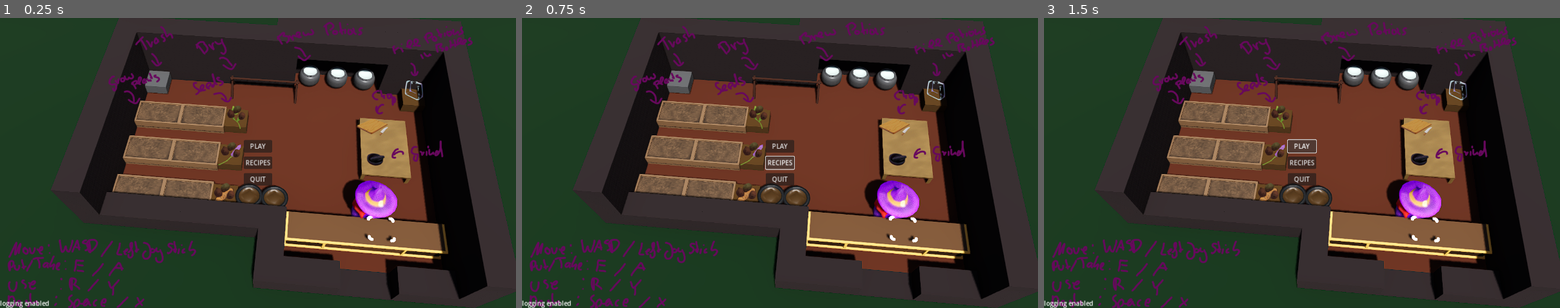
Above: before the commit, frames 1-3 (left to right).
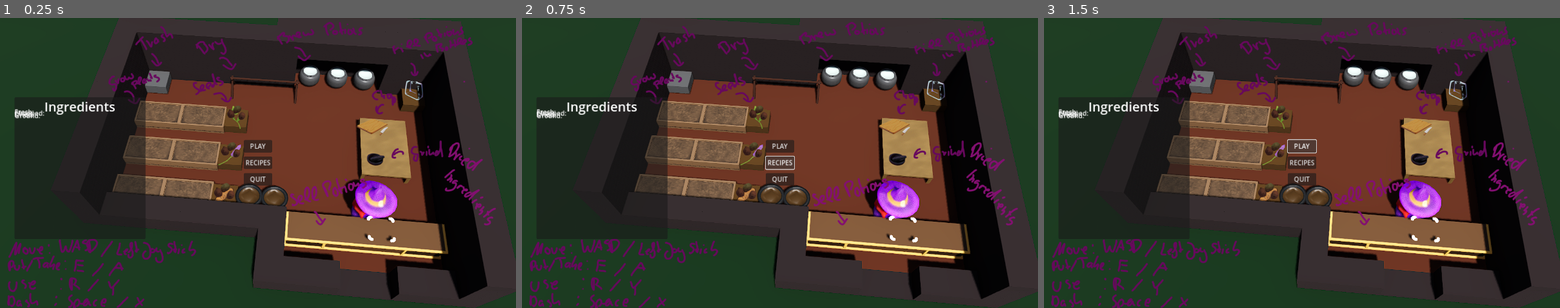
Above: after the commit, the same moments.

Repository: Byteron/potions
Game: Godot game, scene res://src/menu/title_screen.tscn
Same seed, same stepped clock (60 frames per second), same inputs: the game is played once before the commit and once after it.
Inputs:
- Up to frame 1 (0.25 s): no input
- Up to frame 2 (0.75 s): click "RECIPES" at 0.5 s
- Up to frame 3 (1.5 s): click "PLAY" at 1.25 s

The runs differ from the first frame. In frame 1, 2.4% of the frame differs, in the area x 0-97%, y 21-100%; in frame 2, 2.4%; in frame 3, 2.4%.
Error in both runs: Invalid call. Nonexistent function 'change_scene' in base 'SceneTree'. (res://src/menu/title_screen.gd:10)

Commit message:
polish, fixes, sounds

Diff:
--- a/src/character/character.gd
+++ b/src/character/character.gd
@@ -10,11 +10,20 @@
 @onready var take_player: AudioStreamPlayer3D = $TakePlayer
 @onready var drop_player: AudioStreamPlayer3D = $DropPlayer
 
+@onready var controller = $Controller
+@onready var interacter = $Interacter
+
+
+func disable() -> void:
+	controller.queue_free()
+	interacter.queue_free()
+
+
 func take_item(new_item: Item) -> void:
 	self.item = new_item
 	_item_container.add_child(new_item)
 	anim.play("carry")
-	take_player.play()
+#	take_player.play()
 
 
 func drop_item() -> Item:
@@ -22,9 +31,10 @@
 	var dropping_item = self.item
 	self.item = null
 	anim.play("normal")
-	drop_player.play()
+#	drop_player.play()
 	return dropping_item
 
 
 func has_item() -> bool:
+	Debug.write("has item" + str(item != null))
 	return item != null
--- a/src/character/character.tscn
+++ b/src/character/character.tscn
@@ -6,7 +6,7 @@
 [ext_resource type="PackedScene" uid="uid://betx73dtq80qn" path="res://assets/graphics/gltf/character.gltf" id="4_1g8bx"]
 [ext_resource type="PackedScene" uid="uid://oeyokpwf8c62" path="res://assets/graphics/gltf/hand_left.gltf" id="5_d2g38"]
 [ext_resource type="PackedScene" uid="uid://b01ux5esg2jqk" path="res://assets/graphics/gltf/hand_right.gltf" id="6_xpkjd"]
-[ext_resource type="AudioStream" uid="uid://vld4t0rnypa1" path="res://assets/audio/sfx/interface2.wav" id="7_rc7ou"]
+[ext_resource type="AudioStream" uid="uid://vx63a6o88fra" path="res://assets/audio/sfx/pickup.wav" id="7_6es6r"]
 [ext_resource type="AudioStream" uid="uid://bvbk7yltiuw6q" path="res://assets/audio/sfx/interface1.wav" id="8_q15b7"]
 
 [sub_resource type="Animation" id="Animation_pfuni"]
@@ -268,7 +268,7 @@
 draw_pass_1 = SubResource( "SphereMesh_8ba5c" )
 
 [node name="TakePlayer" type="AudioStreamPlayer3D" parent="."]
-stream = ExtResource( "7_rc7ou" )
+stream = ExtResource( "7_6es6r" )
 unit_db = -6.0
 
 [node name="DropPlayer" type="AudioStreamPlayer3D" parent="."]
--- a/src/game/shop.gd
+++ b/src/game/shop.gd
@@ -1,10 +1,13 @@
 extends Node3D
 class_name Shop
+
+@export var game_time := 300.0
 
 @onready var hud: HUD = $HUD
 @onready var timer: Timer = $GameTimer
 
-@export var game_time := 300.0
+@onready var game_over_player: AudioStreamPlayer = $GameOverPlayer
+@onready var character: Character = $Character
 
 
 func _ready() -> void:
@@ -18,6 +21,10 @@
 
 
 func _on_game_timer_timeout() -> void:
+	var timer := get_tree().create_timer(2.5)
 	Recipes.stop()
 	Recipes.clear()
+	character.disable()
+	game_over_player.play()
+	await timer.timeout
 	get_tree().change_scene("res://src/menu/victory_screen.tscn")
--- a/src/game/shop.tscn
+++ b/src/game/shop.tscn
@@ -1,7 +1,8 @@
-[gd_scene load_steps=25 format=3 uid="uid://de4jsrcssn3fp"]
+[gd_scene load_steps=26 format=3 uid="uid://de4jsrcssn3fp"]
 
 [ext_resource type="PackedScene" uid="uid://csb4thvmptxi0" path="res://src/character/character.tscn" id="1_7ggcj"]
 [ext_resource type="Script" path="res://src/game/shop.gd" id="1_6107u"]
+[ext_resource type="AudioStream" uid="uid://cwpcg0kdf08t2" path="res://assets/audio/sfx/game_over.wav" id="2_0hif6"]
 [ext_resource type="PackedScene" uid="uid://byjv08rirv7xu" path="res://src/deco/wall.tscn" id="3_c8n2d"]
 [ext_resource type="PackedScene" uid="uid://dmsvo32nle07g" path="res://src/tools/pot.tscn" id="3_obdbc"]
 [ext_resource type="PackedScene" uid="uid://bcc3w2be250tf" path="res://src/tools/dirt_box.tscn" id="4_n7npy"]
@@ -54,6 +55,9 @@
 [node name="GameTimer" type="Timer" parent="."]
 one_shot = true
 
+[node name="GameOverPlayer" type="AudioStreamPlayer" parent="."]
+stream = ExtResource( "2_0hif6" )
+
 [node name="WorldEnvironment" type="WorldEnvironment" parent="."]
 environment = SubResource( "Environment_4xgxr" )
 
--- a/src/global/debug.gd
+++ b/src/global/debug.gd
@@ -14,6 +14,7 @@
 
 func _ready() -> void:
 	write("logging enabled")
+	visible = false
 
 
 func write(string: String) -> void:
--- a/src/global/recipes.tscn
+++ b/src/global/recipes.tscn
@@ -10,12 +10,11 @@
 
 [node name="NewRecipeTimer" type="Timer" parent="."]
 wait_time = 15.0
-autostart = true
 
 [node name="Orders" type="Node" parent="."]
 
 [node name="RingPlayer" type="AudioStreamPlayer" parent="."]
 stream = ExtResource( "3_pwhfk" )
-volume_db = -6.0
+volume_db = -12.0
 
 [connection signal="timeout" from="NewRecipeTimer" to="." method="_on_new_recipe_timer_timeout"]
--- /dev/null
+++ b/src/menu/background.tscn
@@ -0,0 +1,207 @@
+[gd_scene load_steps=14 format=3 uid="uid://ba6tywsi0ujhh"]
+
+[ext_resource type="Texture2D" uid="uid://b8nwejxsg6ryq" path="res://assets/graphics/images/background.png" id="1_wfp6h"]
+[ext_resource type="Texture2D" uid="uid://m545sqkkcwcq" path="res://assets/graphics/images/curcuma_dried.png" id="2_80nsn"]
+[ext_resource type="Texture2D" uid="uid://cx1k8jjs82hif" path="res://assets/graphics/images/herb.png" id="2_ppbgx"]
+[ext_resource type="Texture2D" uid="uid://bopas1attn1eq" path="res://assets/graphics/images/herb_dried.png" id="3_40y08"]
+[ext_resource type="Texture2D" uid="uid://catofklt6sgqa" path="res://assets/graphics/images/lavender_item.png" id="3_i54nf"]
+[ext_resource type="Texture2D" uid="uid://g1vyy0dxlhg5" path="res://assets/graphics/images/curcuma_item.png" id="4_pxssx"]
+[ext_resource type="Texture2D" uid="uid://crl2kjxswfms3" path="res://assets/graphics/images/lavender_dried.png" id="4_wor27"]
+[ext_resource type="Texture2D" uid="uid://dv1h61vrcaniv" path="res://assets/graphics/images/curcuma_chopped.png" id="5_esdmg"]
+[ext_resource type="Texture2D" uid="uid://boggbq1jo1mk5" path="res://assets/graphics/images/lavender_chopped.png" id="6_7jqwu"]
+[ext_resource type="Texture2D" uid="uid://byq34paum0haw" path="res://assets/graphics/images/herb_cut.png" id="7_f78y0"]
+[ext_resource type="Texture2D" uid="uid://p6prl42jmumk" path="res://assets/graphics/images/curcuma_ground.png" id="8_rq5vp"]
+[ext_resource type="Texture2D" uid="uid://cg0movuk3uu36" path="res://assets/graphics/images/herb_ground.png" id="9_i4shl"]
+[ext_resource type="Texture2D" uid="uid://08e1a7jqg80q" path="res://assets/graphics/images/lavender_ground.png" id="10_1shk4"]
+
+[node name="Background" type="TextureRect"]
+anchor_right = 1.0
+anchor_bottom = 1.0
+texture = ExtResource( "1_wfp6h" )
+ignore_texture_size = true
+
+[node name="PanelContainer" type="PanelContainer" parent="."]
+offset_left = 36.0
+offset_top = 197.0
+offset_right = 361.0
+offset_bottom = 549.0
+__meta__ = {
+"_edit_layout_mode": 0,
+"_edit_use_custom_anchors": false
+}
+
+[node name="VBoxContainer" type="VBoxContainer" parent="PanelContainer"]
+offset_right = 325.0
+offset_bottom = 352.0
+theme_override_constants/separation = -20
+
+[node name="Label" type="Label" parent="PanelContainer/VBoxContainer"]
+offset_right = 325.0
+offset_bottom = 48.0
+theme_override_font_sizes/font_size = 32
+text = "Ingredients"
+horizontal_alignment = 1
+
+[node name="Fresh" type="HBoxContainer" parent="PanelContainer/VBoxContainer"]
+offset_top = 28.0
+offset_right = 325.0
+offset_bottom = 124.0
+theme_override_constants/separation = -21
+__meta__ = {
+"_edit_layout_mode": 0,
+"_edit_use_custom_anchors": false
+}
+
+[node name="Label" type="Label" parent="PanelContainer/VBoxContainer/Fresh"]
+rect_min_size = Vector2(100, 0)
+offset_top = 35.0
+offset_right = 100.0
+offset_bottom = 61.0
+text = "Fresh:"
+
+[node name="TextureRect3" type="TextureRect" parent="PanelContainer/VBoxContainer/Fresh"]
+rect_min_size = Vector2(96, 96)
+offset_left = 79.0
+offset_right = 175.0
+offset_bottom = 96.0
+texture = ExtResource( "2_ppbgx" )
+ignore_texture_size = true
+
+[node name="TextureRect2" type="TextureRect" parent="PanelContainer/VBoxContainer/Fresh"]
+rect_min_size = Vector2(96, 96)
+offset_left = 154.0
+offset_right = 250.0
+offset_bottom = 96.0
+texture = ExtResource( "3_i54nf" )
+ignore_texture_size = true
+
+[node name="TextureRect" type="TextureRect" parent="PanelContainer/VBoxContainer/Fresh"]
+rect_min_size = Vector2(96, 96)
+offset_left = 229.0
+offset_right = 325.0
+offset_bottom = 96.0
+texture = ExtResource( "4_pxssx" )
+ignore_texture_size = true
+
+[node name="Chopped2" type="HBoxContainer" parent="PanelContainer/VBoxContainer"]
+offset_top = 104.0
+offset_right = 325.0
+offset_bottom = 200.0
+theme_override_constants/separation = -21
+__meta__ = {
+"_edit_layout_mode": 0,
+"_edit_use_custom_anchors": false
+}
+
+[node name="Label" type="Label" parent="PanelContainer/VBoxContainer/Chopped2"]
+rect_min_size = Vector2(100, 0)
+offset_top = 35.0
+offset_right = 100.0
+offset_bottom = 61.0
+text = "Chopped:"
+
+[node name="TextureRect3" type="TextureRect" parent="PanelContainer/VBoxContainer/Chopped2"]
+rect_min_size = Vector2(96, 96)
+offset_left = 79.0
+offset_right = 175.0
+offset_bottom = 96.0
+texture = ExtResource( "7_f78y0" )
+ignore_texture_size = true
+
+[node name="TextureRect2" type="TextureRect" parent="PanelContainer/VBoxContainer/Chopped2"]
+rect_min_size = Vector2(96, 96)
+offset_left = 154.0
+offset_right = 250.0
+offset_bottom = 96.0
+texture = ExtResource( "6_7jqwu" )
+ignore_texture_size = true
+
+[node name="TextureRect" type="TextureRect" parent="PanelContainer/VBoxContainer/Chopped2"]
+rect_min_size = Vector2(96, 96)
+offset_left = 229.0
+offset_right = 325.0
+offset_bottom = 96.0
+texture = ExtResource( "5_esdmg" )
+ignore_texture_size = true
+
+[node name="Dried" type="HBoxContainer" parent="PanelContainer/VBoxContainer"]
+offset_top = 180.0
+offset_right = 325.0
+offset_bottom = 276.0
+theme_override_constants/separation = -21
+__meta__ = {
+"_edit_layout_mode": 0,
+"_edit_use_custom_anchors": false
+}
+
+[node name="Label" type="Label" parent="PanelContainer/VBoxContainer/Dried"]
+rect_min_size = Vector2(100, 0)
+offset_top = 35.0
+offset_right = 100.0
+offset_bottom = 61.0
+text = "Dried:"
+
+[node name="TextureRect2" type="TextureRect" parent="PanelContainer/VBoxContainer/Dried"]
+rect_min_size = Vector2(96, 96)
+offset_left = 79.0
+offset_right = 175.0
+offset_bottom = 96.0
+texture = ExtResource( "3_40y08" )
+ignore_texture_size = true
+
+[node name="TextureRect3" type="TextureRect" parent="PanelContainer/VBoxContainer/Dried"]
+rect_min_size = Vector2(96, 96)
+offset_left = 154.0
+offset_right = 250.0
+offset_bottom = 96.0
+texture = ExtResource( "4_wor27" )
+ignore_texture_size = true
+
+[node name="TextureRect" type="TextureRect" parent="PanelContainer/VBoxContainer/Dried"]
+rect_min_size = Vector2(96, 96)
+offset_left = 229.0
+offset_right = 325.0
+offset_bottom = 96.0
+texture = ExtResource( "2_80nsn" )
+ignore_texture_size = true
+
+[node name="Ground" type="HBoxContainer" parent="PanelContainer/VBoxContainer"]
+offset_top = 256.0
+offset_right = 325.0
+offset_bottom = 352.0
+theme_override_constants/separation = -21
+__meta__ = {
+"_edit_layout_mode": 0,
+"_edit_use_custom_anchors": false
+}
+
+[node name="Label" type="Label" parent="PanelContainer/VBoxContainer/Ground"]
+rect_min_size = Vector2(100, 0)
+offset_top = 35.0
+offset_right = 100.0
+offset_bottom = 61.0
+text = "Ground: "
+
+[node name="TextureRect2" type="TextureRect" parent="PanelContainer/VBoxContainer/Ground"]
+rect_min_size = Vector2(96, 96)
+offset_left = 79.0
+offset_right = 175.0
+offset_bottom = 96.0
+texture = ExtResource( "9_i4shl" )
+ignore_texture_size = true
+
+[node name="TextureRect3" type="TextureRect" parent="PanelContainer/VBoxContainer/Ground"]
+rect_min_size = Vector2(96, 96)
+offset_left = 154.0
+offset_right = 250.0
+offset_bottom = 96.0
+texture = ExtResource( "10_1shk4" )
+ignore_texture_size = true
+
+[node name="TextureRect" type="TextureRect" parent="PanelContainer/VBoxContainer/Ground"]
+rect_min_size = Vector2(96, 96)
+offset_left = 229.0
+offset_right = 325.0
+offset_bottom = 96.0
+texture = ExtResource( "8_rq5vp" )
+ignore_texture_size = true
--- a/src/menu/recipe_menu.tscn
+++ b/src/menu/recipe_menu.tscn
@@ -1,8 +1,8 @@
-[gd_scene load_steps=4 format=3 uid="uid://curthdcilvtq4"]
+[gd_scene load_steps=4 format=3 uid="uid://c41es2ibk5q3d"]
 
 [ext_resource type="Script" path="res://src/menu/recipe_menu.gd" id="1_hno5g"]
 [ext_resource type="PackedScene" uid="uid://ct3fykwqajjsj" path="res://src/hud/potion_entry.tscn" id="2_6n0xx"]
-[ext_resource type="Texture2D" uid="uid://b8nwejxsg6ryq" path="res://assets/graphics/images/background.png" id="3_tmrs4"]
+[ext_resource type="PackedScene" uid="uid://ba6tywsi0ujhh" path="res://src/menu/background.tscn" id="3_0886x"]
 
 [node name="RecipeMenu" type="PanelContainer"]
 anchor_right = 1.0
@@ -10,11 +10,11 @@
 script = ExtResource( "1_hno5g" )
 PotionEntry = ExtResource( "2_6n0xx" )
 
-[node name="TextureRect" type="TextureRect" parent="."]
+[node name="Background" parent="." instance=ExtResource( "3_0886x" )]
+anchor_right = 0.0
+anchor_bottom = 0.0
 offset_right = 1280.0
 offset_bottom = 720.0
-texture = ExtResource( "3_tmrs4" )
-ignore_texture_size = true
 
 [node name="ColorRect" type="ColorRect" parent="."]
 offset_right = 1280.0
--- a/src/menu/title_screen.tscn
+++ b/src/menu/title_screen.tscn
@@ -1,18 +1,14 @@
 [gd_scene load_steps=3 format=3 uid="uid://gawuvru5mnvt"]
 
 [ext_resource type="Script" path="res://src/menu/title_screen.gd" id="1_0odrm"]
-[ext_resource type="Texture2D" uid="uid://b8nwejxsg6ryq" path="res://assets/graphics/images/background.png" id="1_8tiu5"]
+[ext_resource type="PackedScene" uid="uid://ba6tywsi0ujhh" path="res://src/menu/background.tscn" id="2_x3yno"]
 
 [node name="TitleScreen" type="Panel"]
 anchor_right = 1.0
 anchor_bottom = 1.0
 script = ExtResource( "1_0odrm" )
 
-[node name="TextureRect" type="TextureRect" parent="."]
-anchor_right = 1.0
-anchor_bottom = 1.0
-texture = ExtResource( "1_8tiu5" )
-ignore_texture_size = true
+[node name="Background" parent="." instance=ExtResource( "2_x3yno" )]
 
 [node name="CenterContainer" type="CenterContainer" parent="."]
 anchor_right = 1.0
--- a/src/menu/victory_screen.gd
+++ b/src/menu/victory_screen.gd
@@ -3,10 +3,25 @@
 
 @onready var score_label: Label = $VBoxContainer/CenterContainer/VBoxContainer/ScoreLabel
 @onready var stats_label: Label = $VBoxContainer/CenterContainer/VBoxContainer/StatsLabel
+@onready var back_button: Button = $BackButton
+
+var score := 0
+var sold := 0
+var failed := 0
+
 
 func _ready() -> void:
-	score_label.text = "Score: " + str(Recipes.score)
-	stats_label.text = "Sold: " + str(Recipes.sold) + "\n" + "Failed: " + str(Recipes.failed)
+	back_button.visible = false
+	var tween = get_tree().create_tween()
+	tween.set_trans(Tween.TRANS_CUBIC).set_ease(Tween.EASE_OUT).tween_property(self, "score", Recipes.score, 3).set_delay(0.25)
+	tween.set_trans(Tween.TRANS_CUBIC).set_ease(Tween.EASE_OUT).tween_property(self, "sold", Recipes.sold, 1).set_delay(0.25)
+	tween.set_trans(Tween.TRANS_LINEAR).set_ease(Tween.EASE_OUT).tween_property(self, "failed", Recipes.failed, 0.5).set_delay(0.25)
+	tween.tween_callback(back_button.show)
+
+
+func _process(delta: float) -> void:
+	score_label.text = "Score: " + str(score)
+	stats_label.text = "Sold: " + str(sold) + "\n" + "Failed: " + str(failed)
 
 
 func _on_back_button_pressed() -> void:
--- a/src/menu/victory_screen.tscn
+++ b/src/menu/victory_screen.tscn
@@ -1,18 +1,14 @@
-[gd_scene load_steps=3 format=3 uid="uid://cehs0lco42g71"]
+[gd_scene load_steps=3 format=3 uid="uid://fmqy6err8dph"]
 
 [ext_resource type="Script" path="res://src/menu/victory_screen.gd" id="1_jgnh0"]
-[ext_resource type="Texture2D" uid="uid://b8nwejxsg6ryq" path="res://assets/graphics/images/background.png" id="2_cgdbk"]
+[ext_resource type="PackedScene" uid="uid://ba6tywsi0ujhh" path="res://src/menu/background.tscn" id="2_gfykl"]
 
 [node name="VictoryScreen" type="Panel"]
 anchor_right = 1.0
 anchor_bottom = 1.0
 script = ExtResource( "1_jgnh0" )
 
-[node name="TextureRect" type="TextureRect" parent="."]
-anchor_right = 1.0
-anchor_bottom = 1.0
-texture = ExtResource( "2_cgdbk" )
-ignore_texture_size = true
+[node name="Background" parent="." instance=ExtResource( "2_gfykl" )]
 
 [node name="ColorRect" type="ColorRect" parent="."]
 offset_right = 1280.0
@@ -25,33 +21,35 @@
 
 [node name="CenterContainer" type="CenterContainer" parent="VBoxContainer"]
 offset_right = 1280.0
-offset_bottom = 666.0
+offset_bottom = 720.0
 size_flags_vertical = 3
 
 [node name="VBoxContainer" type="VBoxContainer" parent="VBoxContainer/CenterContainer"]
-offset_left = 580.0
-offset_top = 286.0
-offset_right = 699.0
-offset_bottom = 379.0
+offset_left = 523.0
+offset_top = 271.0
+offset_right = 757.0
+offset_bottom = 449.0
+theme_override_constants/separation = 12
 
 [node name="ScoreLabel" type="Label" parent="VBoxContainer/CenterContainer/VBoxContainer"]
-offset_right = 119.0
-offset_bottom = 37.0
-theme_override_font_sizes/font_size = 24
+offset_right = 234.0
+offset_bottom = 70.0
+theme_override_font_sizes/font_size = 48
 text = "Score: 500"
 horizontal_alignment = 1
 vertical_alignment = 1
 
 [node name="StatsLabel" type="Label" parent="VBoxContainer/CenterContainer/VBoxContainer"]
-offset_top = 41.0
-offset_right = 119.0
-offset_bottom = 93.0
+offset_top = 82.0
+offset_right = 234.0
+offset_bottom = 178.0
+theme_override_font_sizes/font_size = 32
 text = "Sold: 12
 Failed: 50"
 horizontal_alignment = 1
 vertical_alignment = 1
 
-[node name="BackButton" type="Button" parent="VBoxContainer"]
+[node name="BackButton" type="Button" parent="."]
 rect_min_size = Vector2(120, 50)
 offset_left = 580.0
 offset_top = 670.0
@@ -60,4 +58,4 @@
 size_flags_horizontal = 4
 text = "Back to Menu"
 
-[connection signal="pressed" from="VBoxContainer/BackButton" to="." method="_on_back_button_pressed"]
+[connection signal="pressed" from="BackButton" to="." method="_on_back_button_pressed"]
--- a/src/tools/dirt.gd
+++ b/src/tools/dirt.gd
@@ -9,6 +9,7 @@
 @onready var _container: Position3D = $Container
 
 @onready var plant_player: AudioStreamPlayer3D = $PlantPlayer
+@onready var harvest_player: AudioStreamPlayer3D = $HarvestPlayer
 
 
 func _on_interactable_interacted(character: Character) -> void:
@@ -25,6 +26,7 @@
 		var ingredient = Ingredient.instantiate()
 		ingredient.data = _growable.data.ingredient_data as IngredientData
 		character.take_item(ingredient)
+		harvest_player.play()
 
 		_growable.amount -= 1
 
--- a/src/tools/dirt.tscn
+++ b/src/tools/dirt.tscn
@@ -1,10 +1,11 @@
-[gd_scene load_steps=6 format=3 uid="uid://y30udydf5kh"]
+[gd_scene load_steps=7 format=3 uid="uid://y30udydf5kh"]
 
 [ext_resource type="Script" path="res://src/tools/dirt.gd" id="1_vfh7c"]
 [ext_resource type="PackedScene" uid="uid://jjc0gcemiqe8" path="res://src/growable/growable.tscn" id="2_favi3"]
 [ext_resource type="PackedScene" uid="uid://dnbdkc0ar7p0q" path="res://src/item/ingredient.tscn" id="3_pygpx"]
 [ext_resource type="PackedScene" uid="uid://dkt4ajcywuap4" path="res://src/tools/interactable.tscn" id="4_r4cdb"]
-[ext_resource type="AudioStream" uid="uid://b432cd086devq" path="res://assets/audio/sfx/beads.wav" id="5_y2dh3"]
+[ext_resource type="AudioStream" uid="uid://cb6redx72s6hx" path="res://assets/audio/sfx/plant.wav" id="5_cocgh"]
+[ext_resource type="AudioStream" uid="uid://cj1r87fygpnta" path="res://assets/audio/sfx/harvest.wav" id="6_46g1b"]
 
 [node name="Dirt" type="Node3D"]
 script = ExtResource( "1_vfh7c" )
@@ -17,6 +18,9 @@
 [node name="Interactable" parent="." instance=ExtResource( "4_r4cdb" )]
 
 [node name="PlantPlayer" type="AudioStreamPlayer3D" parent="."]
-stream = ExtResource( "5_y2dh3" )
+stream = ExtResource( "5_cocgh" )
+
+[node name="HarvestPlayer" type="AudioStreamPlayer3D" parent="."]
+stream = ExtResource( "6_46g1b" )
 
 [connection signal="interacted" from="Interactable" to="." method="_on_interactable_interacted"]
--- a/src/tools/seed_bag.gd
+++ b/src/tools/seed_bag.gd
@@ -5,6 +5,7 @@
 @export var growable: Resource = null
 
 @onready var sprite: Sprite3D = $Sprite3D
+@onready var pickup_player: AudioStreamPlayer3D = $PickupPlayer
 
 
 func _ready() -> void:
@@ -16,3 +17,4 @@
 		var seed: Seed = Seed.instantiate()
 		seed.data = growable
 		character.take_item(seed)
+		pickup_player.play()
--- a/src/tools/seed_bag.tscn
+++ b/src/tools/seed_bag.tscn
@@ -1,10 +1,11 @@
-[gd_scene load_steps=6 format=3 uid="uid://d1lyxdgdrti2h"]
+[gd_scene load_steps=7 format=3 uid="uid://d1lyxdgdrti2h"]
 
 [ext_resource type="Script" path="res://src/tools/seed_bag.gd" id="1_7oesv"]
 [ext_resource type="PackedScene" uid="uid://b7sr6frnkfniv" path="res://src/item/seed.tscn" id="2_ypd7r"]
 [ext_resource type="Texture2D" uid="uid://bwpm8dyr2ay75" path="res://assets/graphics/images/seed.png" id="4_lannv"]
 [ext_resource type="PackedScene" uid="uid://31skn8qsjy5s" path="res://src/deco/box.tscn" id="5_0h0hl"]
 [ext_resource type="PackedScene" uid="uid://dkt4ajcywuap4" path="res://src/tools/interactable.tscn" id="5_8dglx"]
+[ext_resource type="AudioStream" uid="uid://vx63a6o88fra" path="res://assets/audio/sfx/pickup.wav" id="6_m5fvb"]
 
 [node name="Seedbag" type="Node3D"]
 script = ExtResource( "1_7oesv" )
@@ -29,4 +30,7 @@
 [node name="Interactable" parent="." instance=ExtResource( "5_8dglx" )]
 transform = Transform3D(1, 0, 0, 0, 1, 0, 0, 0, 1, 0, 0.5, 0)
 
+[node name="PickupPlayer" type="AudioStreamPlayer3D" parent="."]
+stream = ExtResource( "6_m5fvb" )
+
 [connection signal="interacted" from="Interactable" to="." method="_on_interactable_interacted"]
Not shown, added: assets/audio/sfx/game_over.wav.import
Not shown, added: assets/audio/sfx/harvest.wav.import
Not shown, added: assets/audio/sfx/pickup.wav.import
Not shown, added: assets/audio/sfx/plant.wav.import
Binary file changed: assets/graphics/images/background.png
Not shown, added: assets/audio/sfx/game_over.wav
Not shown, added: assets/audio/sfx/harvest.wav
Not shown, added: assets/audio/sfx/pickup.wav
Not shown, added: assets/audio/sfx/plant.wav
